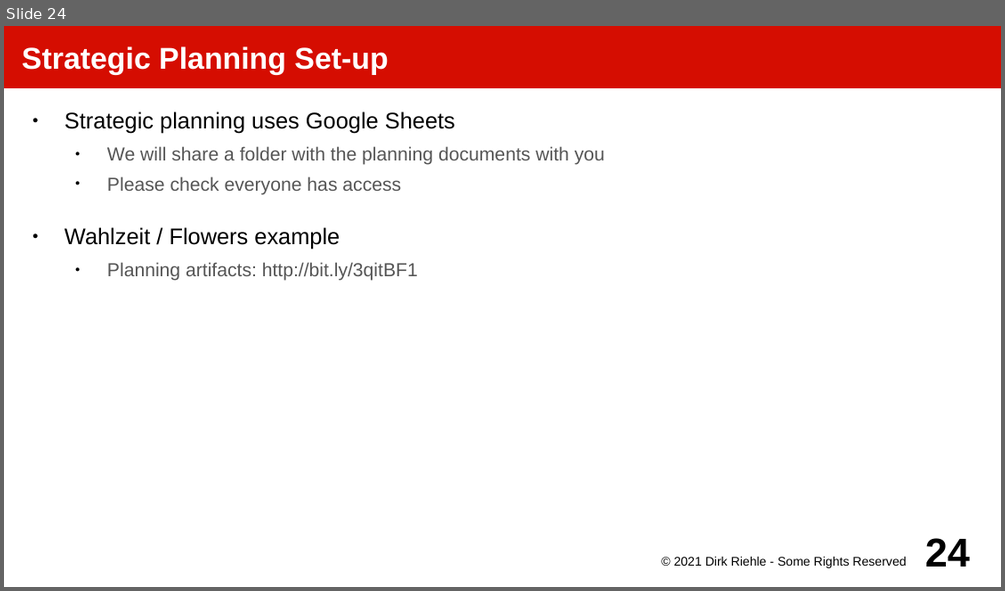
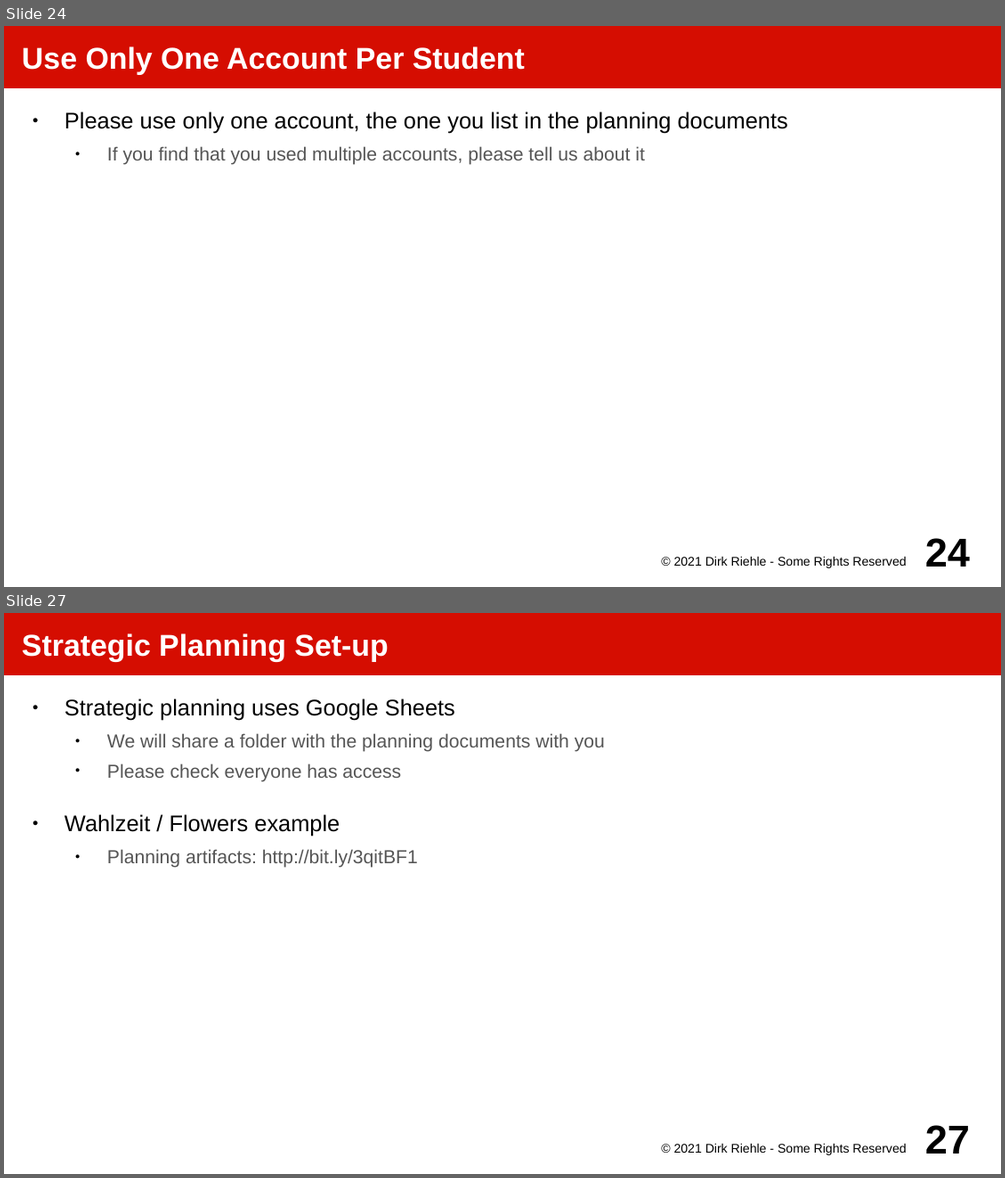
Before and after one commit to dirkriehle/amos-course, a slide deck: Lecture slides/AMOS A02 - Project Setup.odp. Shown one above the other, each under a label of ours: slide 24 before the commit, slides 24 and 27 after it; the slides between them are not shown. The pictures are 1005x591 and 1005x1178 pixels, drawn with LibreOffice and Linux fonts; fonts in the diff are those of the drawing. Boxes give left, top, right and bottom in pixels: in the first picture for what was removed or moved away, otherwise in the second. Text is boxed around its words. In the diff, an @@ line names an element or a change of style, - is before the commit and + after.

```diff
--- a/Lecture slides/AMOS A02 - Project Setup.odp
+++ b/Lecture slides/AMOS A02 - Project Setup.odp
@@ slide 24 added at box(4, 26, 1001, 587), background #FFFFFF @@
@@ title added at box(4, 26, 1001, 88), fill #D50D01, 24 pt, text #FFFFFF, bold @@
+Use Only One Account Per Student
@@ text added at box(65, 111, 788, 165), 18 pt, text #000000 @@
+● Please use only one account, the one you list in the planning documents
+  ● If you find that you used multiple accounts, please tell us about it
@@ text added at box(674, 556, 906, 568), 10 pt, text #000000 @@
+© 2021 Dirk Riehle - Some Rights Reserved
@@ page number added at box(925, 538, 970, 566), 32 pt, text #000000, bold @@
+24
@@ what was slide 24 is now slide 27 @@
@@ page number at box(925, 1125, 970, 1153): text changed @@
-24
+27
```
Also in this commit, not shown: 3 slides changed, 2 other slides added, 3 other files.
